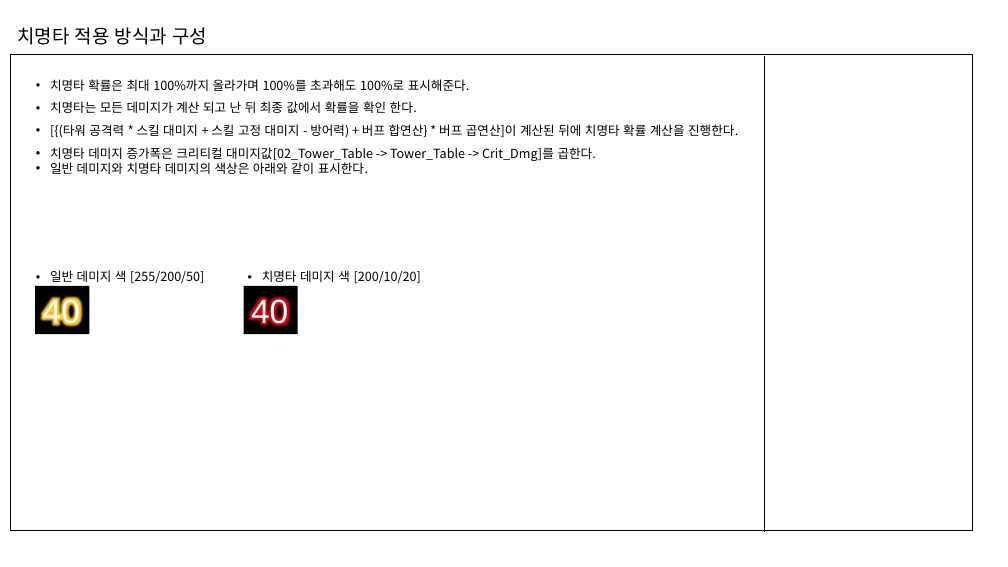
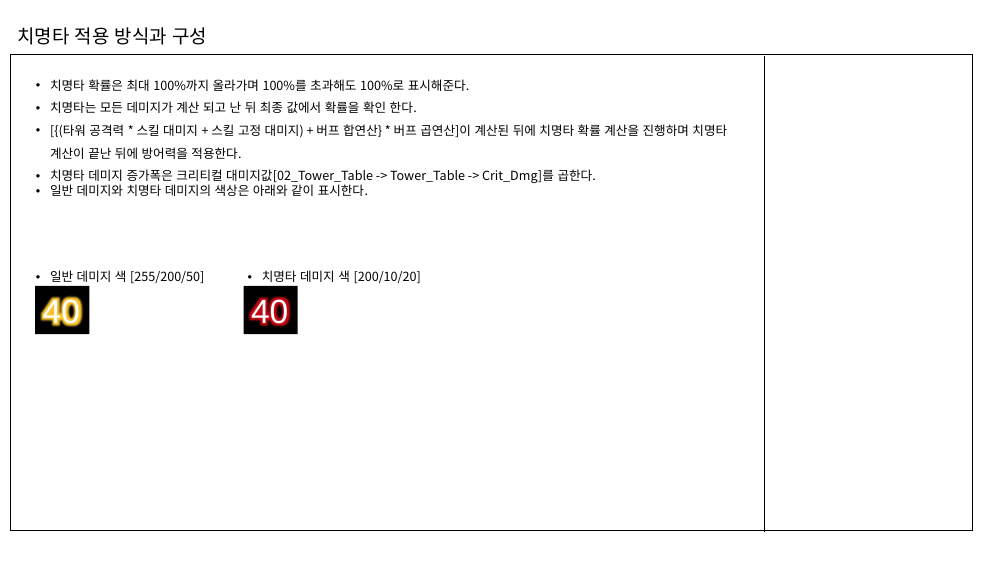
Before and after one commit to kimmk1533/DefensiveDungeon, a slide deck: slide 2 of Documents/[김세윤]치명타_적용방식_1121.pptx. Drawn at 1008x567 pixels with LibreOffice and Linux fonts; fonts in the diff are those of the drawing. Boxes give left, top, right and bottom in pixels: in the first picture for what was removed or moved away, otherwise in the second. Text is boxed around its words. In the diff, an @@ line names an element or a change of style, - is before the commit and + after.

Commit message:
치명타 문서 수정
치명타 문서 수정

```diff
--- a/Documents/[김세윤]치명타_적용방식_1121.pptx
+++ b/Documents/[김세윤]치명타_적용방식_1121.pptx
@@ text at bbox=[50, 124, 727, 159]: text changed @@
-                • [{(타워 공격력 * 스킬 대미지 + 스킬 고정 대미지 - 방어력) + 버프 합연산} * 버프 곱연산]이 계산된 뒤에 치명타 확률 계산을 진행한다.
+                • [{(타워 공격력 * 스킬 대미지 + 스킬 고정 대미지) + 버프 합연산} * 버프 곱연산]이 계산된 뒤에 치명타 확률 계산을 진행하며 치명타 계산이 끝난 뒤에 방어력을 적용한다.
```
